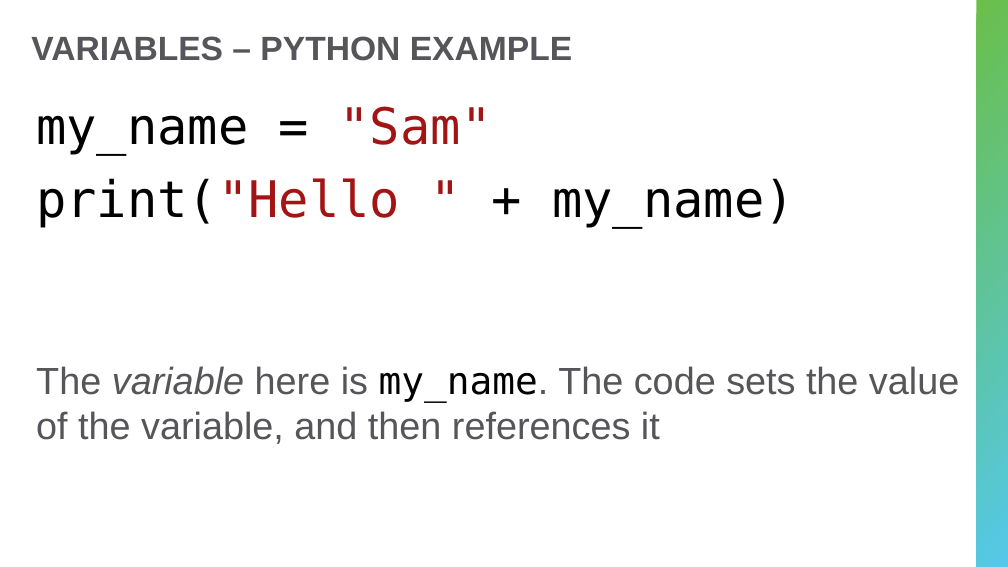
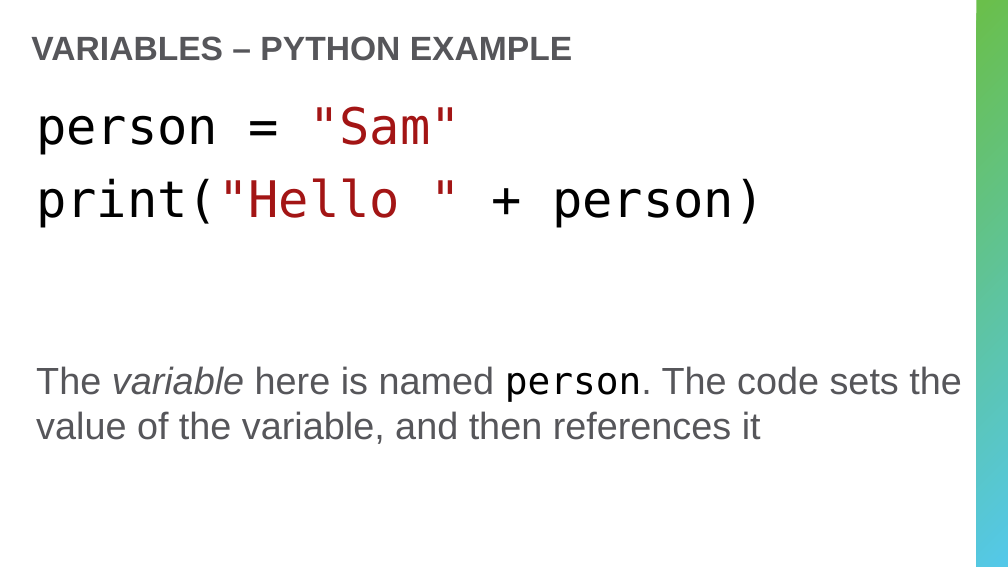
Before and after one commit to hytechcamps/python, a slide deck: slide 9 of ProgrammingWithPython.pptx. Drawn at 1008x567 pixels with LibreOffice and Linux fonts; fonts in the diff are those of the drawing. Boxes give left, top, right and bottom in pixels: in the first picture for what was removed or moved away, otherwise in the second. Text is boxed around its words. In the diff, an @@ line names an element or a change of style, - is before the commit and + after.

```diff
--- a/ProgrammingWithPython.pptx
+++ b/ProgrammingWithPython.pptx
@@ text at [36, 106, 962, 444]: text changed @@
-my_name = "Sam"
-print("Hello " + my_name)
-The variable here is my_name. The code sets the value of the variable, and then references it
+person = "Sam"
+print("Hello " + person)
+The variable here is named person. The code sets the value of the variable, and then references it
```
Also in this commit, not shown: 3 other slides changed, 2 slides added, 1 other file.
